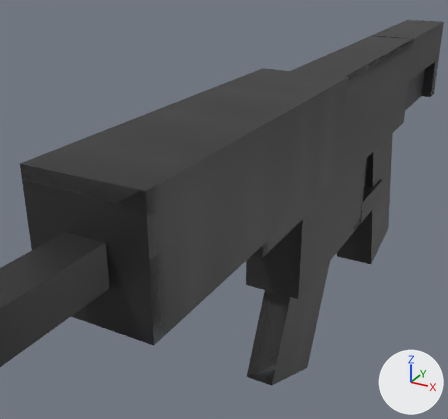
Two versions of the FBX model Assets/Models/Weapons/AR/AR.fbx, one commit apart.
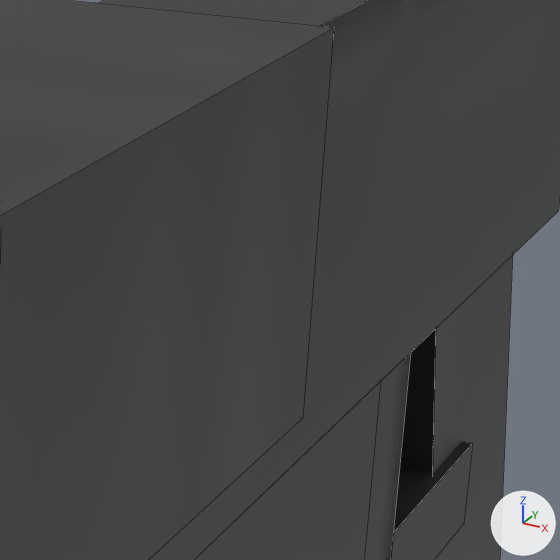
There are two pictures of each version: one from a 50 mm lens placed at (0.472, -1.385, 0.895), pointed at (-0.135, -0.282, 0.343), one close up on the part from 59% to 90% of the width and 17% to 50% of the height. Every picture has the same lights, and +X, +Y and +Z are marked at lower right. The close-ups show mesh edges as thin lines. Where no turn or scale is listed for an object, it has been applied to the vertices.
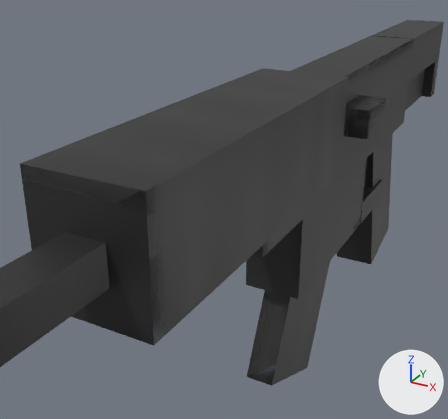
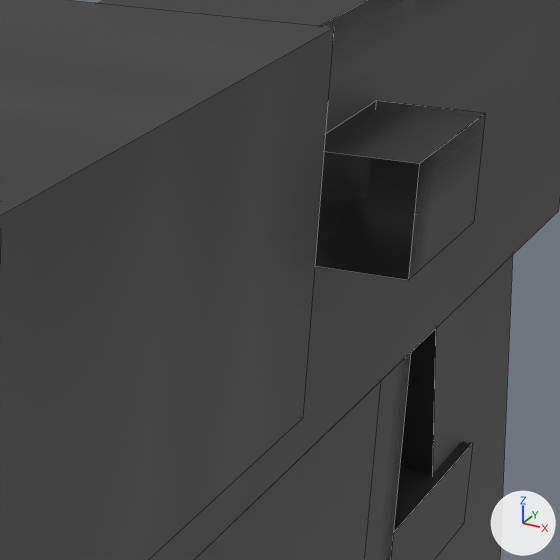
Location of each change, [x1, y1, x2, y2] in pixels of the close-ups (560 x 560 px):
'cube_12', added (black)
    after: [315, 101, 485, 280]

What changed in the scene script:
```text
Add me_cube_12:
    me_cube_12.from_pydata(...)  # a box spanning x -0.0625..0.0, y -0.0625..0.0625, z 0.0625..0.125
    me_cube_12.materials.append(mat_texture_png)  # picture img_texture_png
Add ob_cube_12:
    ob_cube_12 = bpy.data.objects.new('cube_12', me_cube_12)
    ob_cube_12.location = (0.125, -0.0625, 0.4375)
```
